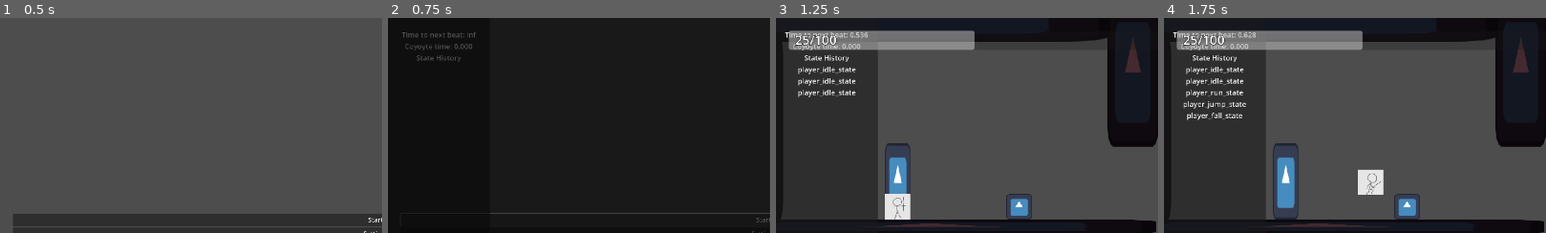
Above: before the commit, frames 1-4 (left to right).
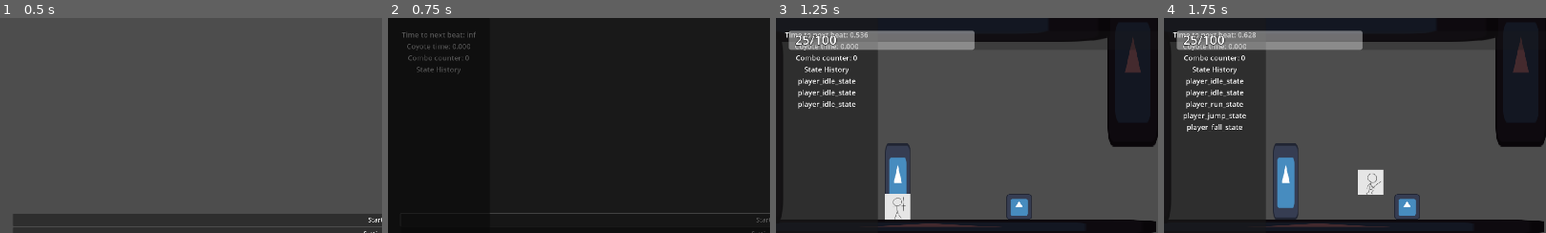
Above: after the commit, the same moments.

Repository: veggie-works/star-gazer
Game: Godot game, scene res://scenes/main.tscn
Two runs of this game, one before a commit and one after it. Both use one fixed random seed, a clock stepped at 60 frames per second and the inputs below. The engine's default icon, where the game draws it, is replaced by a stand-in: a white triangle on a blue panel in a dark square. Sound files missing from this copy of the repository are replaced by a short silence.
Inputs (mouse positions are % of the whole screen's width and height, from its top left):
- Up to frame 1 (0.5 s): no input
- Up to frame 2 (0.75 s): click "Start" at 0.5 s
- Up to frame 3 (1.25 s): no input
- Up to frame 4 (1.75 s): tap Enter at 1.25 s; move the mouse to (72, 45) at 1.27 s; hold Right (move_right) from 1.28 s (still down); hold X (attack) from 1.28 s (still down); click (72, 45) at 1.42 s; tap Z (jump) at 1.52 s; tap L (block) at 1.55 s
The pictures show only the part of the screen within x 0-50%, y 0-50%; the shares and areas given below are measured in that part.

Frame 1 is identical in both runs. In frame 2, 0.4% of the frame differs, in the area x 4-22%, y 12-27%; in frame 3, 0.9%; in frame 4, 1.7%, in the area x 4-22%, y 12-53%.

Commit message:
Started combo manager

Diff:
--- a/scenes/actors/grounded/player/player.tscn
+++ b/scenes/actors/grounded/player/player.tscn
@@ -13,12 +13,13 @@
 [ext_resource type="Script" path="res://scripts/fsm/actors/player/player_fsm.gd" id="10_q18np"]
 [ext_resource type="PackedScene" uid="uid://bda0m15iq5yhd" path="res://scenes/actors/behaviors/health_manager.tscn" id="11_xerj3"]
 [ext_resource type="Script" path="res://scripts/fsm/actors/player/player_idle_state.gd" id="12_2ynoo"]
-[ext_resource type="PackedScene" uid="uid://snm1ka2smwxt" path="res://scenes/actors/behaviors/recoil_manager.tscn" id="12_7jm7a"]
+[ext_resource type="Script" path="res://scripts/actors/behaviors/recoil_manager.gd" id="12_evo3r"]
 [ext_resource type="Script" path="res://scripts/fsm/actors/player/player_run_state.gd" id="13_dg6tn"]
+[ext_resource type="Script" path="res://scripts/actors/grounded/player/combo_manager.gd" id="13_whb5f"]
 [ext_resource type="Script" path="res://scripts/fsm/actors/player/player_jump_state.gd" id="14_ygy2g"]
 [ext_resource type="Script" path="res://scripts/fsm/actors/player/player_fall_state.gd" id="15_7k3jt"]
-[ext_resource type="Script" path="res://scenes/fsm/actors/player/player_hurt_state.gd" id="18_b8xn7"]
-[ext_resource type="Script" path="res://scenes/fsm/actors/player/player_recover_state.gd" id="19_dc7k0"]
+[ext_resource type="Script" path="res://scripts/fsm/actors/player/player_hurt_state.gd" id="18_2rtci"]
+[ext_resource type="Script" path="res://scripts/fsm/actors/player/player_recover_state.gd" id="19_c4jwa"]
 
 [sub_resource type="Animation" id="Animation_fofbs"]
 resource_name = "idle"
@@ -107,12 +108,17 @@
 [node name="hurt_box" parent="behaviors/health_manager" index="0"]
 shape = SubResource("RectangleShape2D_bbvff")
 
-[node name="recoil_manager" parent="behaviors" index="1" node_paths=PackedStringArray("state_machine", "recoil_state") instance=ExtResource("12_7jm7a")]
+[node name="recoil_manager" type="Node" parent="behaviors" index="1" node_paths=PackedStringArray("state_machine", "recoil_state")]
+script = ExtResource("12_evo3r")
 state_machine = NodePath("../../fsm")
 recoil_state = NodePath("../../fsm/player_hurt_state")
 
-[node name="fsm" parent="." index="5" node_paths=PackedStringArray("start_state")]
+[node name="combo_manager" type="Node" parent="behaviors" index="2"]
+script = ExtResource("13_whb5f")
+
+[node name="fsm" parent="." index="5" node_paths=PackedStringArray("combo_manager", "start_state")]
 script = ExtResource("10_q18np")
+combo_manager = NodePath("../behaviors/combo_manager")
 start_state = NodePath("player_idle_state")
 
 [node name="player_idle_state" type="Node" parent="fsm" index="0"]
@@ -128,10 +134,10 @@
 script = ExtResource("15_7k3jt")
 
 [node name="player_hurt_state" type="Node" parent="fsm" index="4"]
-script = ExtResource("18_b8xn7")
+script = ExtResource("18_2rtci")
 
 [node name="player_recover_state" type="Node" parent="fsm" index="5"]
-script = ExtResource("19_dc7k0")
+script = ExtResource("19_c4jwa")
 
 [node name="timers" type="Node" parent="." index="6"]
 
--- /dev/null
+++ b/scripts/actors/grounded/player/combo_manager.gd
@@ -0,0 +1,35 @@
+## Handles player attack combos
+class_name ComboManager extends Node
+
+## The number of perfect hits it takes to start a combo
+const COMBO_START_COUNT: int = 3
+
+## The maximum number of perfect hits in a combo
+const COMBO_MAX: int = 5
+
+## Emitted when a combo is started
+signal combo_started
+
+## Emitted when the max combo is reached
+signal maxed_combo
+
+## The current combo count
+var combo_counter: int
+
+## Whether the player is in a combo
+var in_combo: bool:
+	get:
+		return combo_counter >= COMBO_START_COUNT
+
+## Reset the current combo count
+func reset_combo() -> void:
+	combo_counter = 0
+
+## Increment the combo count by 1
+func increment_combo() -> void:
+	combo_counter += 1
+	if combo_counter == COMBO_START_COUNT:
+		combo_started.emit()
+	elif combo_counter >= COMBO_MAX:
+		reset_combo()
+		maxed_combo.emit()
--- a/scripts/autoload/audio_manager/audio_manager.gd
+++ b/scripts/autoload/audio_manager/audio_manager.gd
@@ -42,6 +42,16 @@
 			return INF
 		var sec: float = current_music_player.get_playback_position()
 		return beat_length - fposmod(sec, beat_length)
+
+## Whether a perfect attack was executed
+var perfect_attacked: bool:
+	get:
+		return time_to_next_beat < PERFECT_ATTACK_WINDOW / 2 or beat_length - time_to_next_beat < PERFECT_ATTACK_WINDOW / 2
+
+## Whether a perfect parry was executed
+var perfect_parried: bool:
+	get:
+		return time_to_next_beat < PERFECT_PARRY_WINDOW / 2 or beat_length - time_to_next_beat < PERFECT_PARRY_WINDOW / 2
 
 func _process(delta: float) -> void:
 	check_downbeat()
--- /dev/null
+++ b/scripts/fsm/actors/player/player_attack_state.gd
@@ -0,0 +1,12 @@
+## Player attacking state
+class_name PlayerAttackState extends PlayerState
+
+func _ready() -> void:
+	if body.is_grounded():
+		pass
+		#animator.play("attack")
+		#await animator.animation_finished
+	else:
+		pass
+		#animator.play("air_attack")
+		#await animator.animation_finished
--- a/scripts/fsm/actors/player/player_fsm.gd
+++ b/scripts/fsm/actors/player/player_fsm.gd
@@ -1,5 +1,12 @@
 ## Player-specific finite state machine
 class_name PlayerFSM extends StateMachine
+
+@export var combo_manager: ComboManager
+
+func _ready() -> void:
+	combo_manager.combo_started.connect(on_combo_start)
+	combo_manager.maxed_combo.connect(on_maxed_combo)
+	super._ready()
 
 func _input(event: InputEvent) -> void:
 	check_perfect_inputs(event)
@@ -8,13 +15,20 @@
 ## Check whether a perfect input has been executed
 func check_perfect_inputs(event: InputEvent) -> void:
 	if event.is_action_pressed("attack"):
-		if AudioManager.time_to_next_beat < AudioManager.PERFECT_ATTACK_WINDOW / 2:
-			print("PERFECT ATTACK")
+		if AudioManager.perfect_attacked:
+			combo_manager.increment_combo()
 		else:
-			print("normal attack")
+			combo_manager.reset_combo()
 	elif event.is_action_pressed("block"):
-		if AudioManager.time_to_next_beat < AudioManager.PERFECT_PARRY_WINDOW / 2 or \
-			AudioManager.beat_length - AudioManager.time_to_next_beat < AudioManager.PERFECT_PARRY_WINDOW / 2:
+		if AudioManager.perfect_parried:
 			print("PERFECT PARRY")
 		else:
 			print("normal block")
+
+## Callback for when a combo is started
+func on_combo_start() -> void:
+	print("COMBO START")
+
+## Callback for when the player maxes out a combo
+func on_maxed_combo() -> void:
+	print("MAXED COMBO")
--- a/scripts/gameplay/doors/door.gd
+++ b/scripts/gameplay/doors/door.gd
@@ -34,7 +34,6 @@
 			"right":
 				target_sign = 1
 		var target_x = global_position.x + target_sign * (collision.shape.get_rect().size.x / 2 + player.get_node("collision").shape.get_rect().size.x / 2 + 4)
-		print("Target x: ", target_x)
 		player.move_to(target_x)
 		await player.arrived
 	else:
--- a/scripts/ui/debug_panel/debug_panel.gd
+++ b/scripts/ui/debug_panel/debug_panel.gd
@@ -24,12 +24,14 @@
 ## Update the label with the latest debug information
 func update_label() -> void:
 	var coyote_time_remaining: float = 0.0 if player == null else player.coyote_timer.time_left
+	var combo_counter: int = 0 if player == null else player.get_node("behaviors/combo_manager").combo_counter
 	label.text = """
 		Time to next beat: %0.3f
-		Coyoyte time: %.3f
+		Coyote time: %.3f
+		Combo counter: %d
 		%s
 	""" % \
-	[AudioManager.time_to_next_beat, coyote_time_remaining, format_state_history()]
+	[AudioManager.time_to_next_beat, coyote_time_remaining, combo_counter, format_state_history()]
 
 ## Create a string of the player's state history
 func format_state_history() -> String:
Not shown: 1 places in scenes/actors/behaviors/recoil_manager.tscn that only renumber resources
Not shown: 1 places in scenes/actors/grounded/player/player.tscn that only renumber resources
Not shown: 1 places in scenes/fsm/actors/player/player_idle_state.tscn that only renumber resources
Not shown: 1 places in scenes/fsm/actors/player/player_jump_state.tscn that only renumber resources
Not shown: 1 places in scenes/fsm/actors/player/player_run_state.tscn that only renumber resources
Renamed: scenes/fsm/actors/player/player_hurt_state.gd -> scripts/fsm/actors/player/player_hurt_state.gd
Renamed: scenes/fsm/actors/player/player_recover_state.gd -> scripts/fsm/actors/player/player_recover_state.gd
